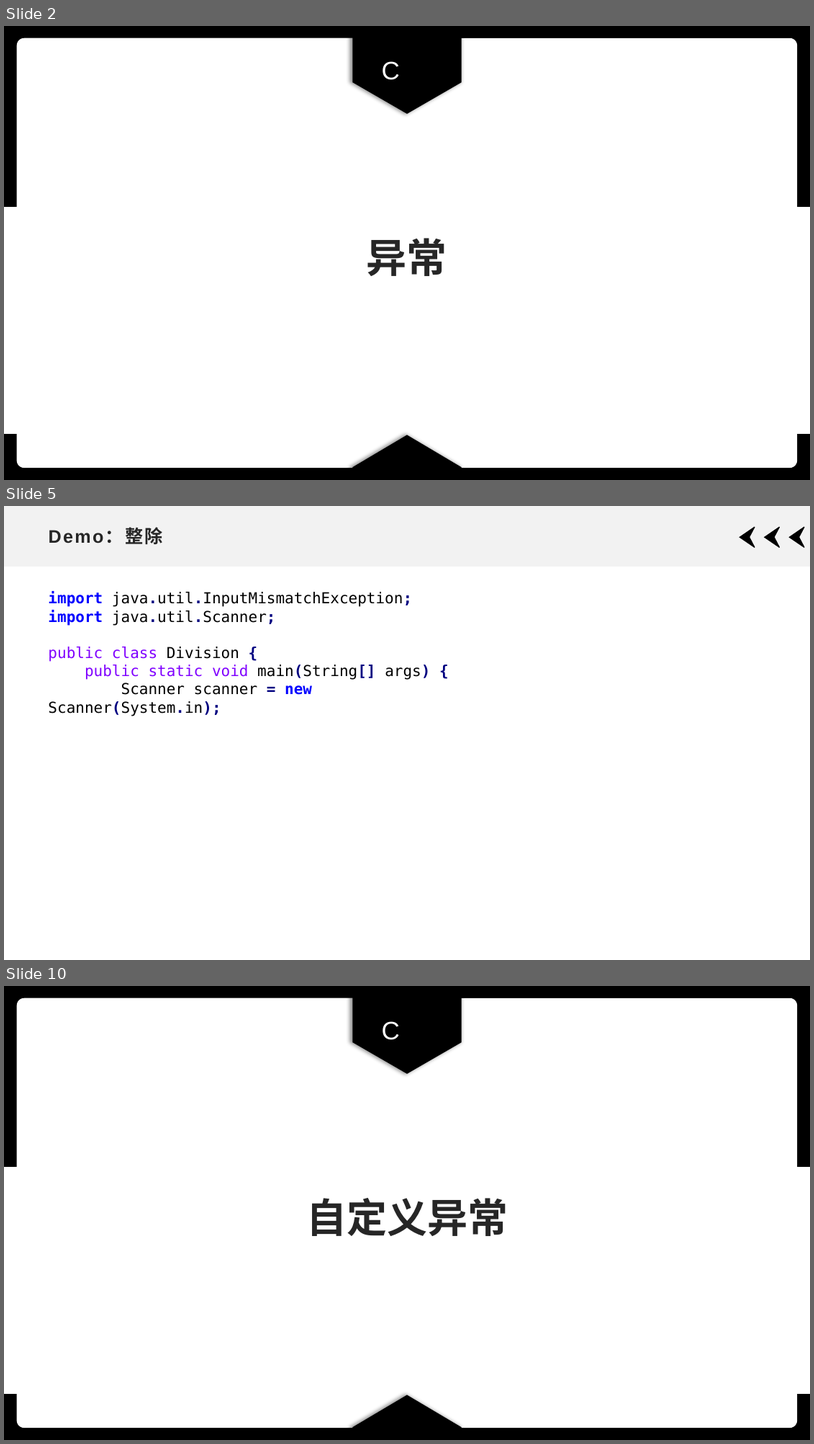
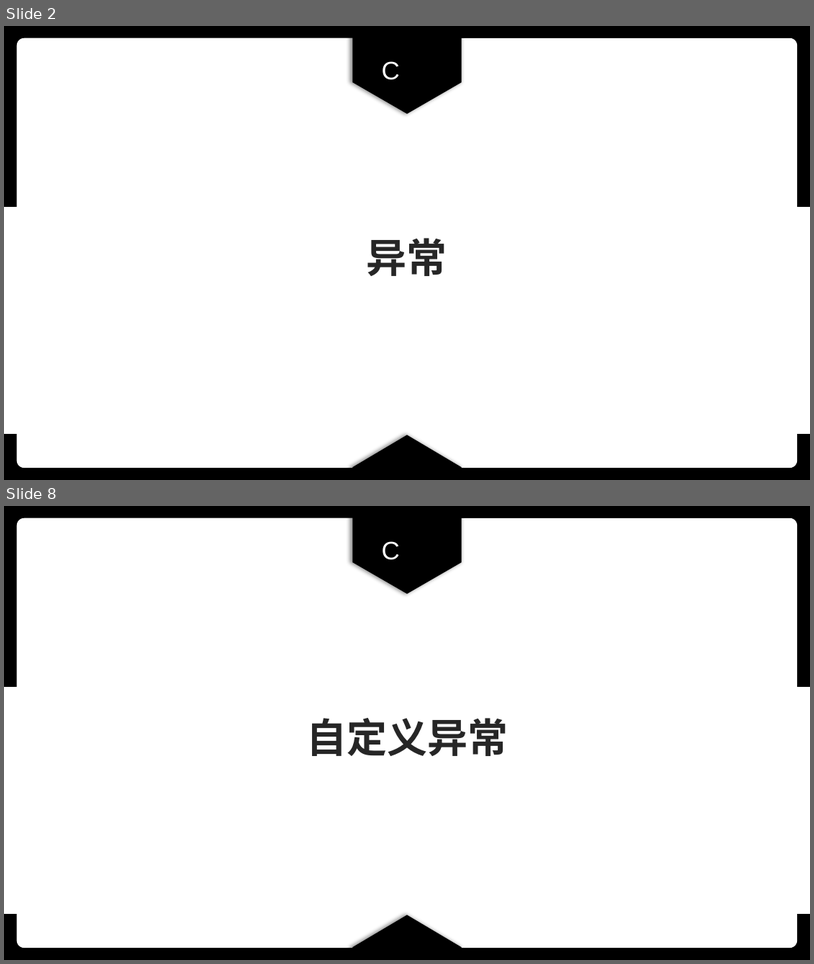
Before and after one commit to xdai02/Python, a slide deck: slides/Chapter9.pptx. Shown one above the other, each under a label of ours: slides 2, 5 and 10 before the commit, slides 2 and 8 after it; the slides between them are not shown. The pictures are 814x1444 and 814x964 pixels, drawn with LibreOffice and Linux fonts; fonts in the diff are those of the drawing. Boxes give left, top, right and bottom in pixels: in the first picture for what was removed or moved away, otherwise in the second. Text is boxed around its words. In the diff, an @@ line names an element or a change of style, - is before the commit and + after.

```diff
--- a/slides/Chapter9.pptx
+++ b/slides/Chapter9.pptx
@@ slide 5 removed at box(4, 506, 810, 960), background #FFFFFF @@
@@ rectangle removed at box(4, 506, 810, 566) @@
@@ freeform shape removed at box(741, 527, 756, 548) @@
@@ freeform shape removed at box(765, 527, 780, 548) @@
@@ freeform shape removed at box(790, 527, 805, 548) @@
@@ title removed at box(49, 528, 164, 544) @@
-Demo：整除
@@ text removed at box(48, 591, 430, 716) @@
-import java.util.InputMismatchException;
-import java.util.Scanner;
-public class Division {
-public static void main(String[] args) {
-Scanner scanner = new Scanner(System.in);
@@ what was slide 10 is now slide 8 @@
```
Also in this commit, not shown: 9 slides changed, 1 other slide removed, 14 other files.
